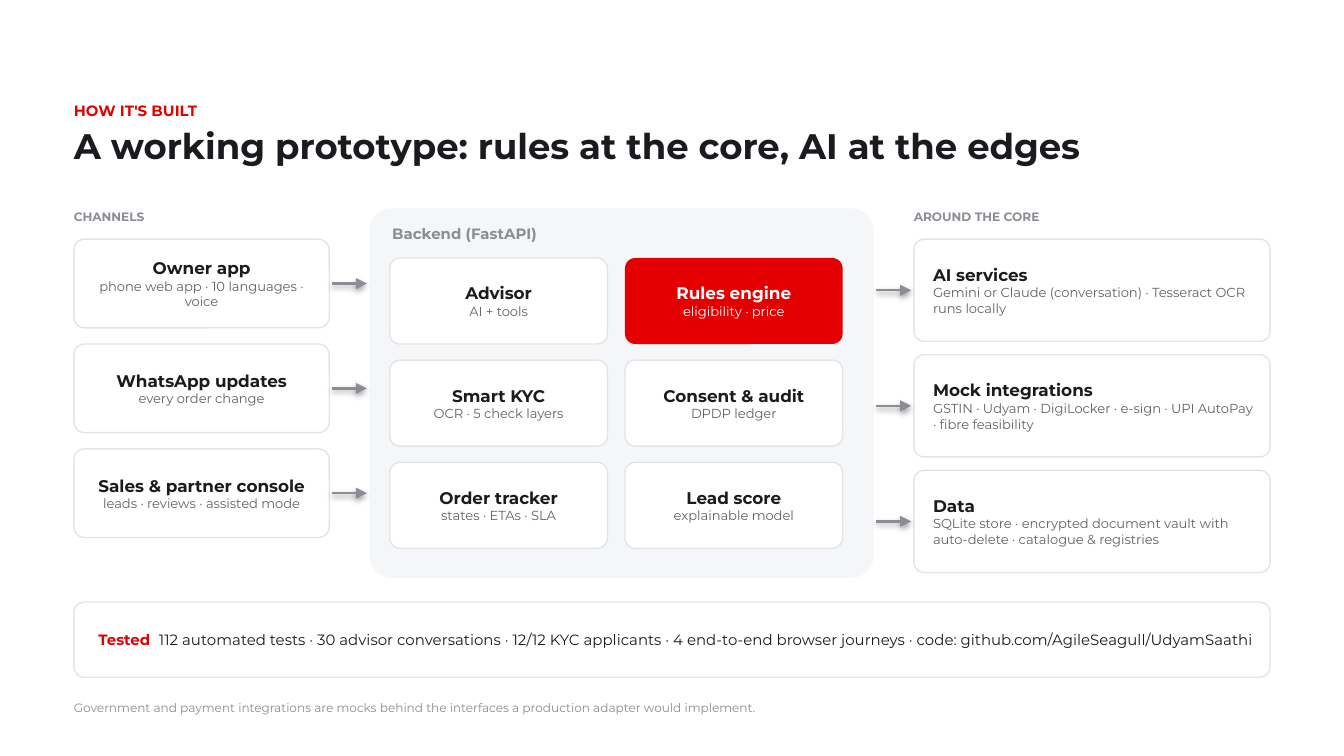
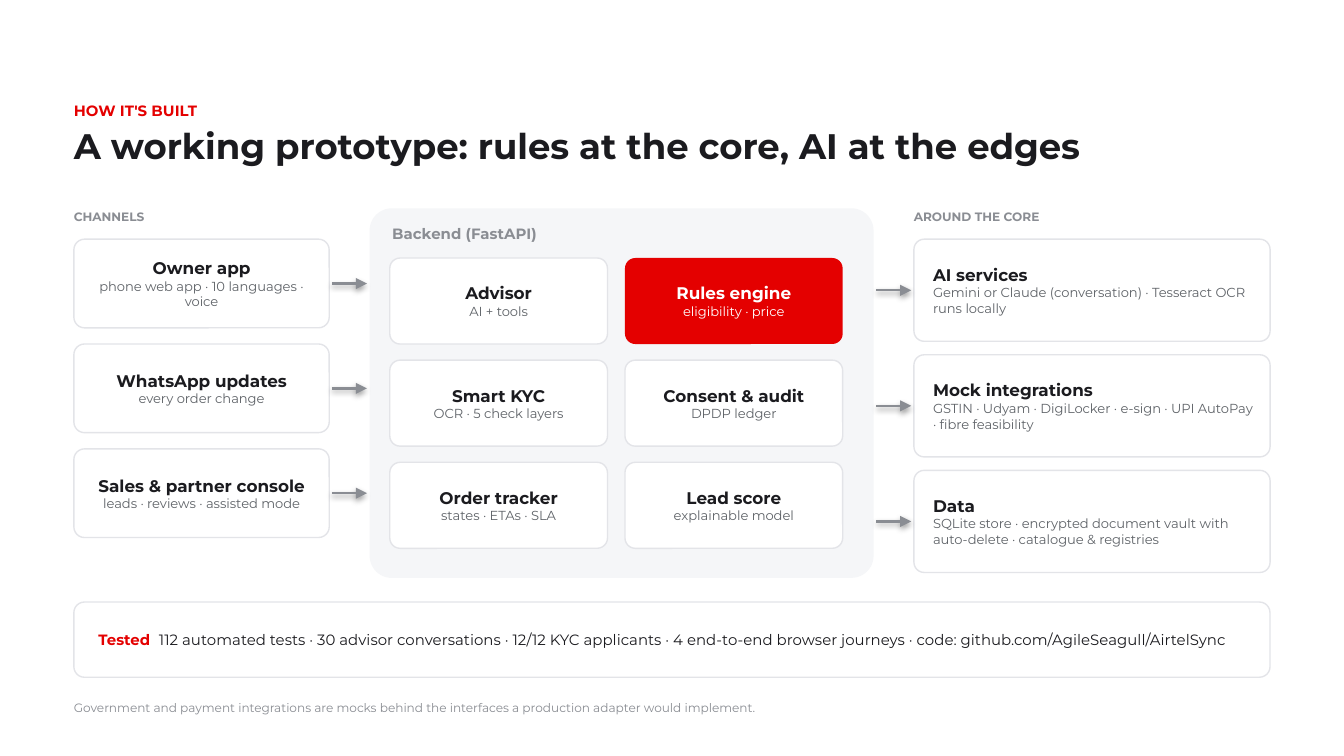
Before and after one commit to AgileSeagull/AirtelSync, a slide deck: slide 8 of docs/deck/UdyamSaathi_Business_Case.pptx. Drawn at 1344x756 pixels with LibreOffice and Linux fonts; fonts in the diff are those of the drawing; background and template pictures are left out. Boxes give left, top, right and bottom in pixels: in the first picture for what was removed or moved away, otherwise in the second. Text is boxed around its words. In the diff, an @@ line names an element or a change of style, - is before the commit and + after.

```diff
--- a/docs/deck/UdyamSaathi_Business_Case.pptx
+++ b/docs/deck/UdyamSaathi_Business_Case.pptx
@@ text in rounded rectangle at [98, 632, 1226, 648]: text changed @@
-Tested 112 automated tests · 30 advisor conversations · 12/12 KYC applicants · 4 end-to-end browser journeys · code: github.com/AgileSeagull/UdyamSaathi
+Tested 112 automated tests · 30 advisor conversations · 12/12 KYC applicants · 4 end-to-end browser journeys · code: github.com/AgileSeagull/AirtelSync
```
Also in this commit, not shown: 1 other slide changed, 11 other files.
